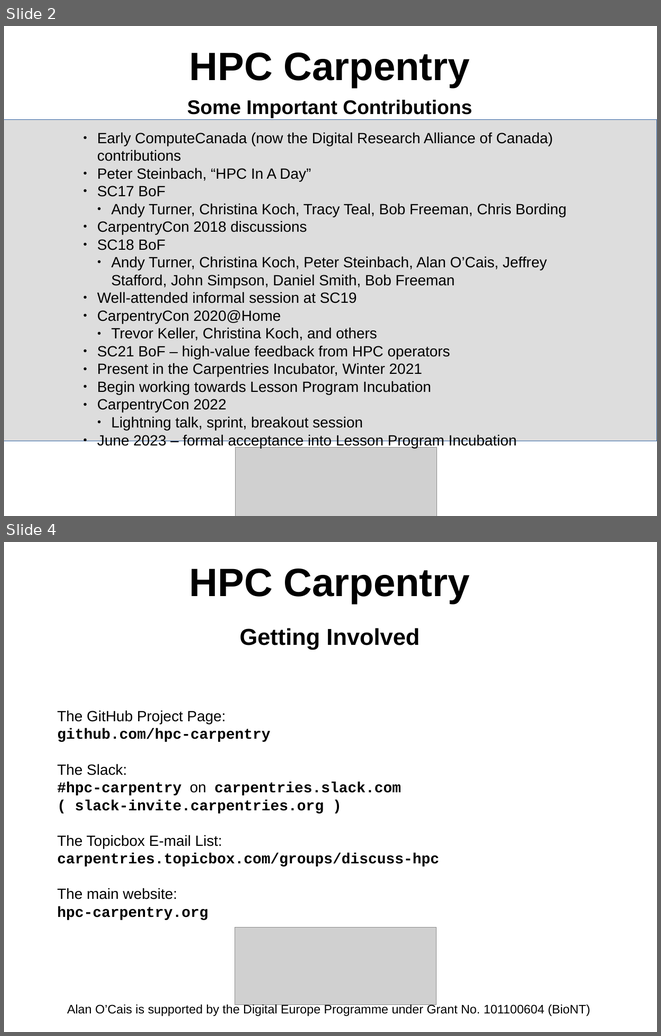
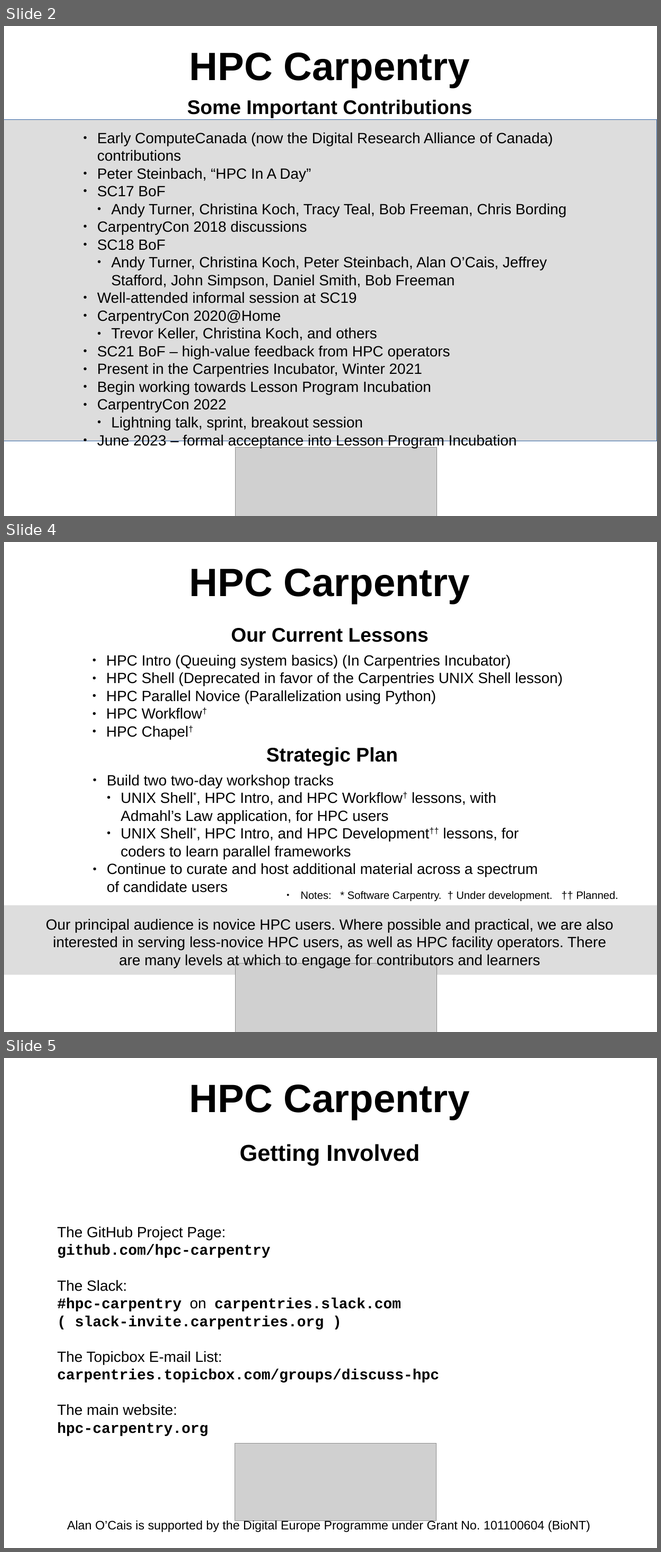
Before and after one commit to hpc-carpentry/coordination, a slide deck: conferences/SC23/sc23_community_building.odp. Shown one above the other, each under a label of ours: slides 2 and 4 before the commit, slides 2, 4 and 5 after it; the slides between them are not shown. The pictures are 661x1036 and 661x1552 pixels, drawn with LibreOffice and Linux fonts; fonts in the diff are those of the drawing; grey boxes stand for pictures. Boxes give left, top, right and bottom in pixels: in the first picture for what was removed or moved away, otherwise in the second. Text is boxed around its words. In the diff, an @@ line names an element or a change of style, - is before the commit and + after.

Commit message:
Adding a portfolio slide to the community talk.

```diff
--- a/conferences/SC23/sc23_community_building.odp
+++ b/conferences/SC23/sc23_community_building.odp
@@ slide 4 added at (x1=4, y1=542, x2=657, y2=1032), background #FFFFFF @@
@@ text added at (x1=190, y1=568, x2=470, y2=603), 48 pt, text #000000, bold @@
+HPC Carpentry
@@ text added at (x1=231, y1=628, x2=429, y2=642), 24 pt, text #000000, bold @@
+Our Current Lessons
@@ text added at (x1=106, y1=654, x2=563, y2=739), 18 pt, text #000000 @@
+● HPC Intro (Queuing system basics) (In Carpentries Incubator)
+● HPC Shell (Deprecated in favor of the Carpentries UNIX Shell lesson)
+● HPC Parallel Novice (Parallelization using Python)
+● HPC Workflow†
+● HPC Chapel†
@@ text added at (x1=266, y1=747, x2=398, y2=766), 24 pt, text #000000, bold @@
+Strategic Plan
@@ text added at (x1=107, y1=774, x2=538, y2=892), 18 pt, text #000000 @@
+● Build two two-day workshop tracks
+  ● UNIX Shell*, HPC Intro, and HPC Workflow† lessons, with Admahl’s Law application, for HPC users
+  ● UNIX Shell*, HPC Intro, and HPC Development†† lessons, for coders to learn parallel frameworks
+● Continue to curate and host additional material across a spectrum of candidate users
@@ text added at (x1=301, y1=891, x2=618, y2=901), 13 pt, text #000000 @@
+● Notes: * Software Carpentry. † Under development. †† Planned.
@@ rectangle added at (x1=4, y1=905, x2=657, y2=974), fill #DDDDDD @@
@@ text added at (x1=46, y1=918, x2=613, y2=968), 18 pt, text #000000 @@
+Our principal audience is novice HPC users. Where possible and practical, we are also interested in serving less-novice HPC users, as well as HPC facility operators. There are many levels at which to engage for contributors and learners
@@ picture added at (x1=236, y1=963, x2=437, y2=1032) @@
@@ what was slide 4 is now slide 5 @@
```
Also in this commit, not shown: 1 other file.
